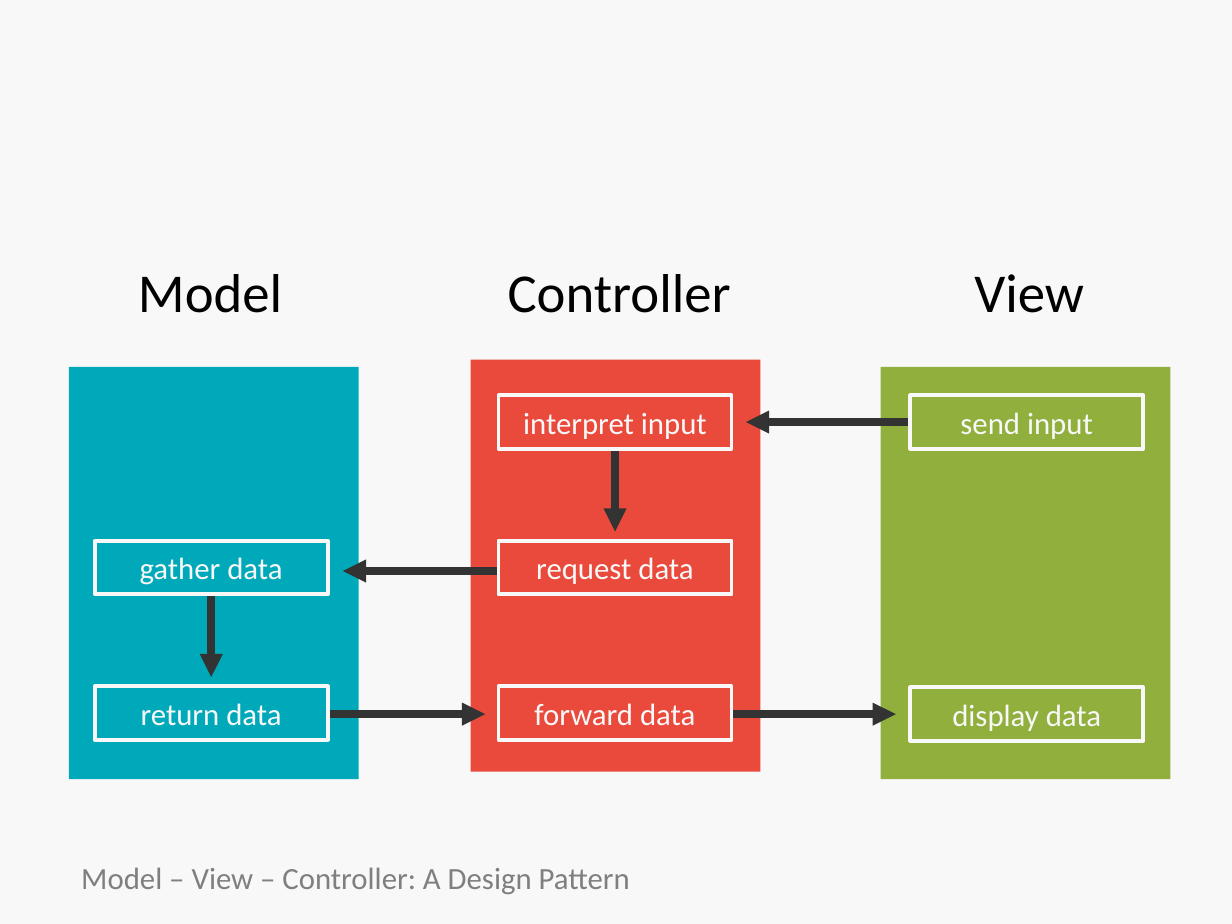
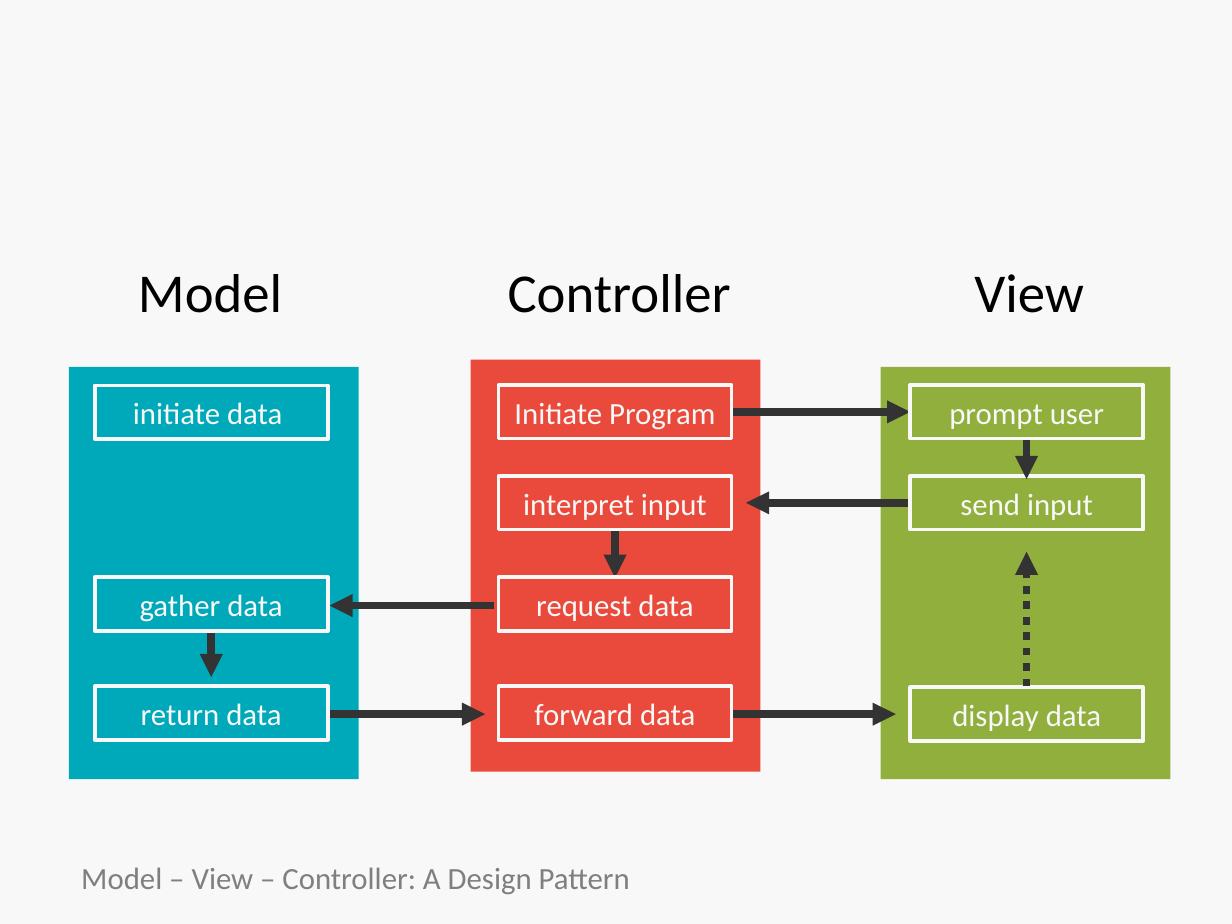
Before and after one commit to bootcoder/lectures, a slide deck: slide 35 of 1phase/ruby-mvc-single-res/HT-MVC.pptx (slide 32 before the commit). Drawn at 1232x924 pixels with LibreOffice and Linux fonts; fonts in the diff are those of the drawing; background and template pictures are left out. Boxes give left, top, right and bottom in pixels: in the first picture for what was removed or moved away, otherwise in the second. Text is boxed around its words. In the diff, an @@ line names an element or a change of style, - is before the commit and + after.

```diff
--- a/1phase/ruby-mvc-single-res/HT-MVC.pptx
+++ b/1phase/ruby-mvc-single-res/HT-MVC.pptx
@@ rectangle added at (x1=95, y1=386, x2=328, y2=439), fill #00A9B9, outline #F8F8F8 2.25 pt, 18 pt, text #F8F8F8 @@
+initiate data
@@ rectangle added at (x1=499, y1=386, x2=732, y2=439), fill #EA4A3C, outline #F8F8F8 2.25 pt, 18 pt, text #F8F8F8 @@
+Initiate Program
@@ rectangle added at (x1=910, y1=386, x2=1143, y2=439), fill #91AF3D, outline #F8F8F8 2.25 pt, 18 pt, text #F8F8F8 @@
+prompt user
@@ arrow added from (732, 411) to (910, 411), #333333 4.5 pt @@
@@ arrow added from (1026, 397) to (1026, 479), #333333 4.5 pt @@
@@ arrow moved from (615, 448) - (615, 531) to (615, 495) - (615, 578) @@
@@ 2 rectangles, 1 arrow moved together from (x1=499, y1=395, x2=1143, y2=448) to (x1=499, y1=476, x2=1143, y2=529) @@
@@ arrow added from (1026, 686) to (1026, 552), #333333 4.5 pt dashed @@
@@ rectangle "gather data" moved from (x1=95, y1=541, x2=328, y2=594) to (x1=95, y1=578, x2=328, y2=631) @@
@@ rectangle "request data" moved from (x1=499, y1=541, x2=732, y2=594) to (x1=499, y1=578, x2=732, y2=631) @@
@@ arrow moved from (508, 570) - (342, 570) to (494, 606) - (329, 606) @@
```
Also in this commit, not shown: 6 other slides changed, 3 slides added.
